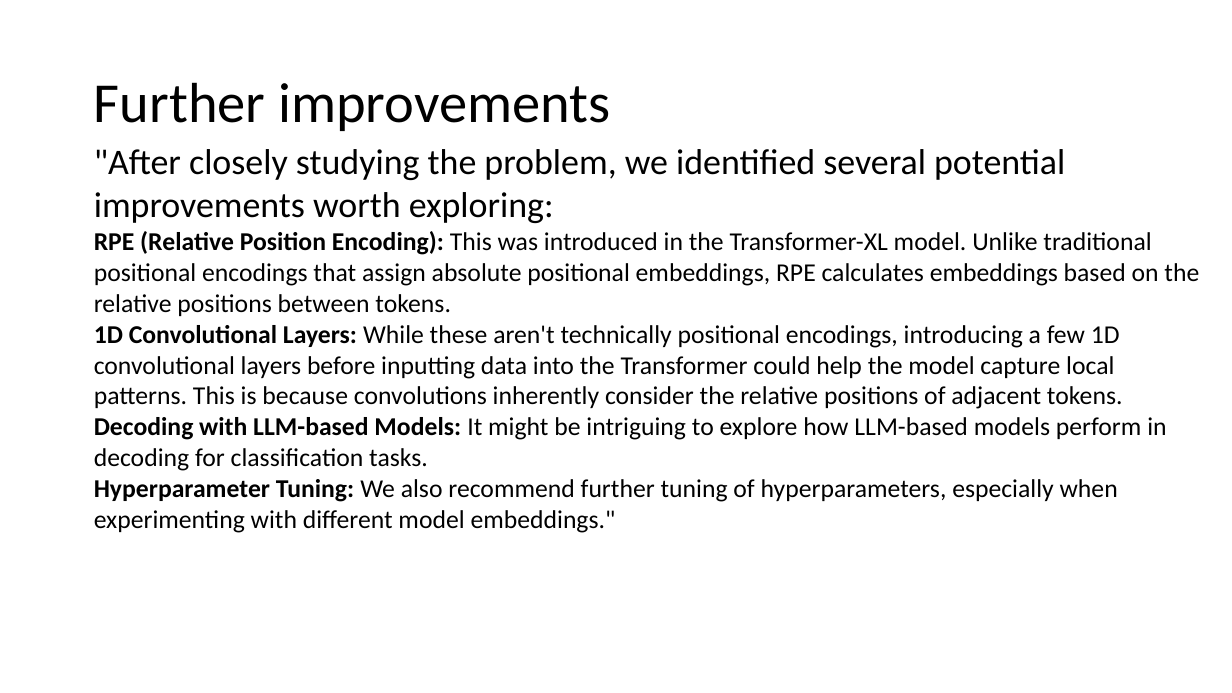
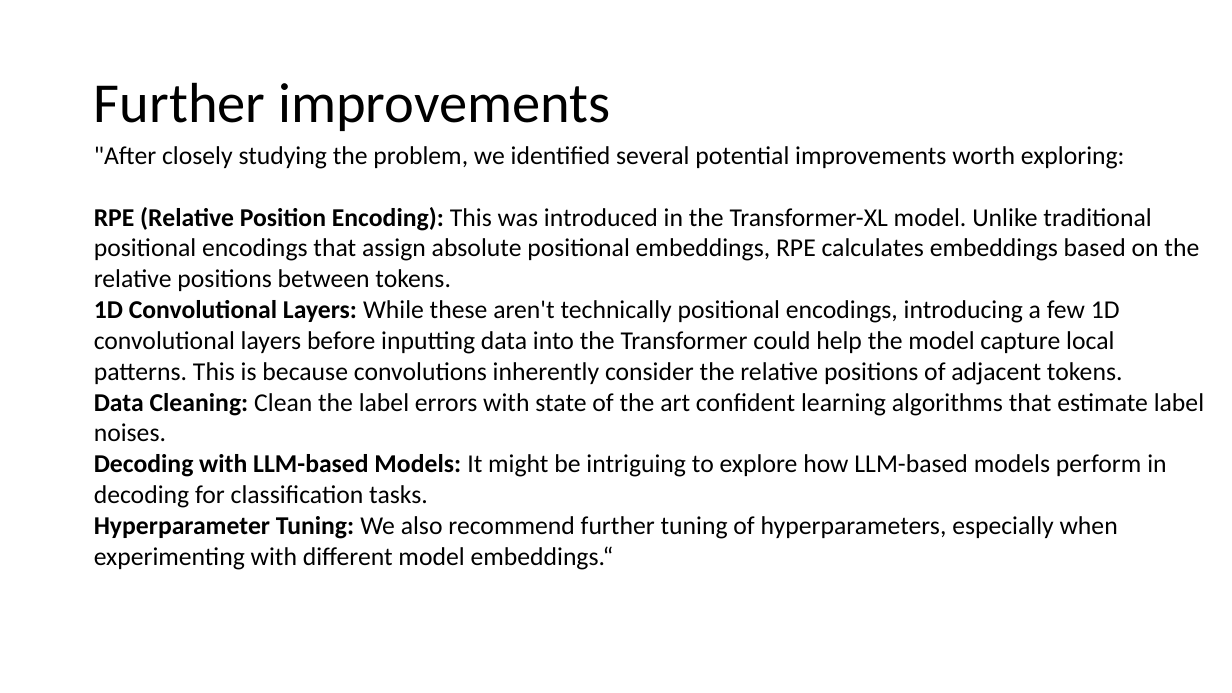
Before and after one commit to swaroop4learning/sarcasm-irony-detection, a slide deck: slide 17 of 15-final-presentation.pptx. Drawn at 1232x693 pixels with LibreOffice and Linux fonts; fonts in the diff are those of the drawing. Boxes give left, top, right and bottom in pixels: in the first picture for what was removed or moved away, otherwise in the second. Text is boxed around its words. In the diff, an @@ line names an element or a change of style, - is before the commit and + after.

Commit message:
final submission

```diff
--- a/15-final-presentation.pptx
+++ b/15-final-presentation.pptx
@@ text at bbox=[94, 146, 1125, 169]: size 28 to 20 pt in ""After closely studying the problem, we identified ..." @@
@@ text at bbox=[94, 393, 1204, 442]: paragraph added @@
+Data Cleaning: Clean the label errors with state of the art confident learning algorithms that estimate label noises.
@@ text at bbox=[94, 516, 1118, 570]: text changed @@
-Hyperparameter Tuning: We also recommend further tuning of hyperparameters, especially when experimenting with different model embeddings."
+Hyperparameter Tuning: We also recommend further tuning of hyperparameters, especially when experimenting with different model embeddings.“
```
